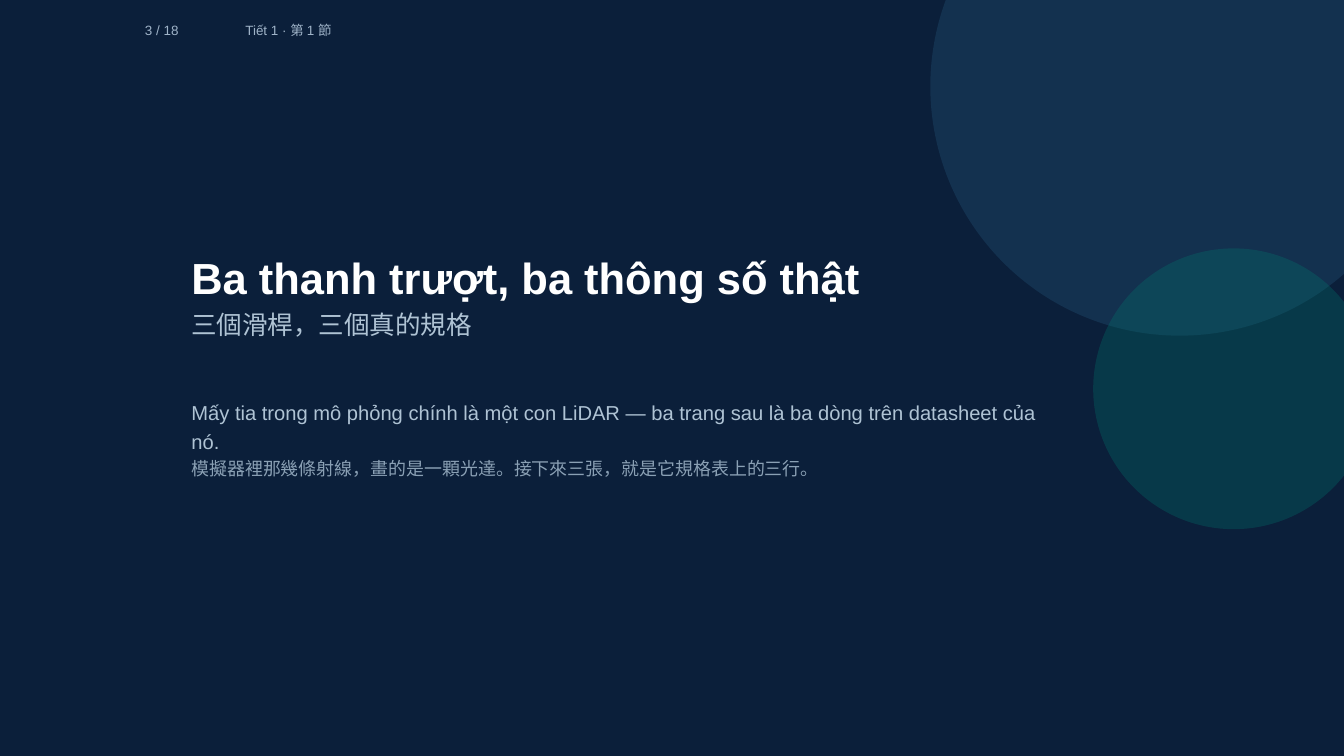
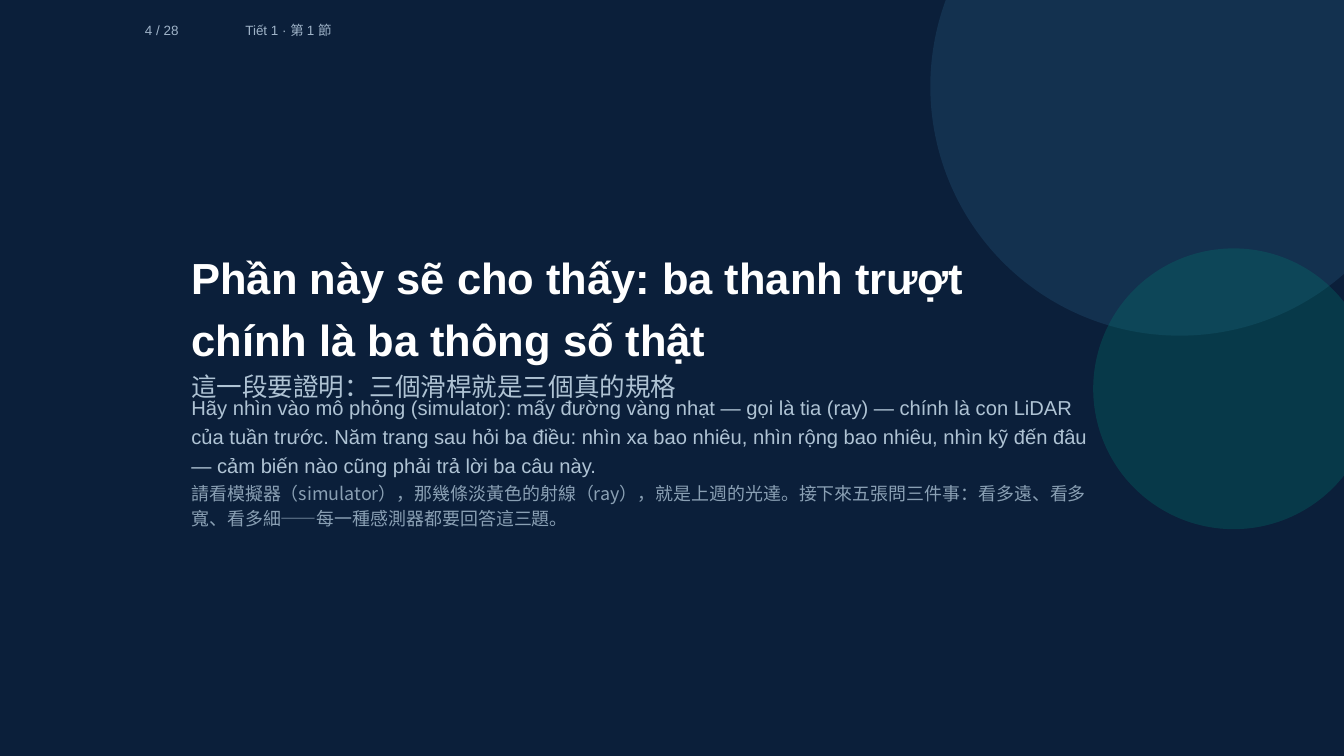
Before and after one commit to ch-neural/MITUST-Principles-of-Self-Driving-Cars, a slide deck: slide 4 of 第四週(10-01)/第四週_第1節_簡報.pptx (slide 3 before the commit). Drawn at 1344x756 pixels with LibreOffice and Linux fonts; fonts in the diff are those of the drawing. Boxes give left, top, right and bottom in pixels: in the first picture for what was removed or moved away, otherwise in the second. Text is boxed around its words. In the diff, an @@ line names an element or a change of style, - is before the commit and + after.

```diff
--- a/第四週(10-01)/第四週_第1節_簡報.pptx
+++ b/第四週(10-01)/第四週_第1節_簡報.pptx
@@ text at bbox=[145, 25, 179, 35]: text changed @@
-3 / 18
+4 / 28
@@ text at bbox=[191, 260, 963, 402]: text changed @@
-Ba thanh trượt, ba thông số thật
-三個滑桿，三個真的規格
+Phần này sẽ cho thấy: ba thanh trượt chính là ba thông số thật
+這一段要證明：三個滑桿就是三個真的規格
@@ text at bbox=[191, 400, 1087, 527]: text changed @@
-Mấy tia trong mô phỏng chính là một con LiDAR — ba trang sau là ba dòng trên datasheet của nó.
-模擬器裡那幾條射線，畫的是一顆光達。接下來三張，就是它規格表上的三行。
+Hãy nhìn vào mô phỏng (simulator): mấy đường vàng nhạt — gọi là tia (ray) — chính là con LiDAR của tuần trước. Năm trang sau hỏi ba điều: nhìn xa bao nhiêu, nhìn rộng bao nhiêu, nhìn kỹ đến đâu — cảm biến nào cũng phải trả lời ba câu này.
+請看模擬器（simulator），那幾條淡黃色的射線（ray），就是上週的光達。接下來五張問三件事：看多遠、看多寬、看多細——每一種感測器都要回答這三題。
```
Also in this commit, not shown: 15 other slides changed, 12 slides added, 2 slides removed, 3 other files.
